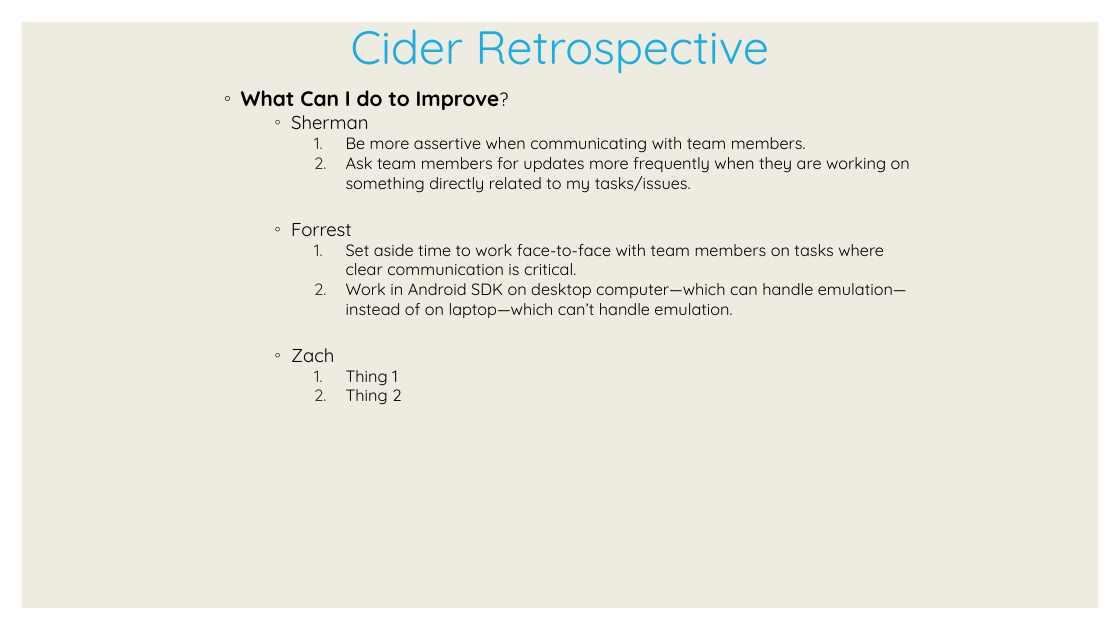
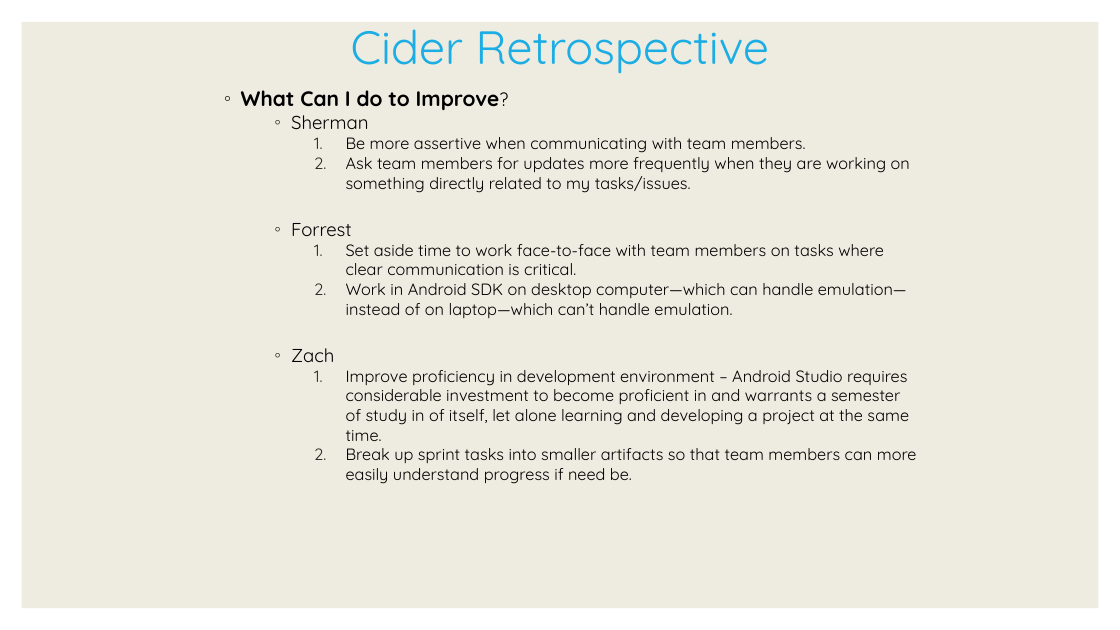
Before and after one commit to CiderCS3398/CS3398-Cider-S2017, a slide deck: slide 2 of Presentations/Final_Retrospective.pptx. Drawn at 1120x630 pixels with LibreOffice and Linux fonts; fonts in the diff are those of the drawing. Boxes give left, top, right and bottom in pixels: in the first picture for what was removed or moved away, otherwise in the second. Text is boxed around its words. In the diff, an @@ line names an element or a change of style, - is before the commit and + after.

Commit message:
Zack's Contribution to Retrospective

```diff
--- a/Presentations/Final_Retrospective.pptx
+++ b/Presentations/Final_Retrospective.pptx
@@ text at box(346, 370, 917, 484): text changed @@
-        1. Thing 1
-        2. Thing 2
+        1. Improve proficiency in development environment – Android Studio requires considerable investment to become proficient in and warrants a semester of study in of itself, let alone learning and developing a project at the same time.
+        2. Break up sprint tasks into smaller artifacts so that team members can more easily understand progress if need be.
```
